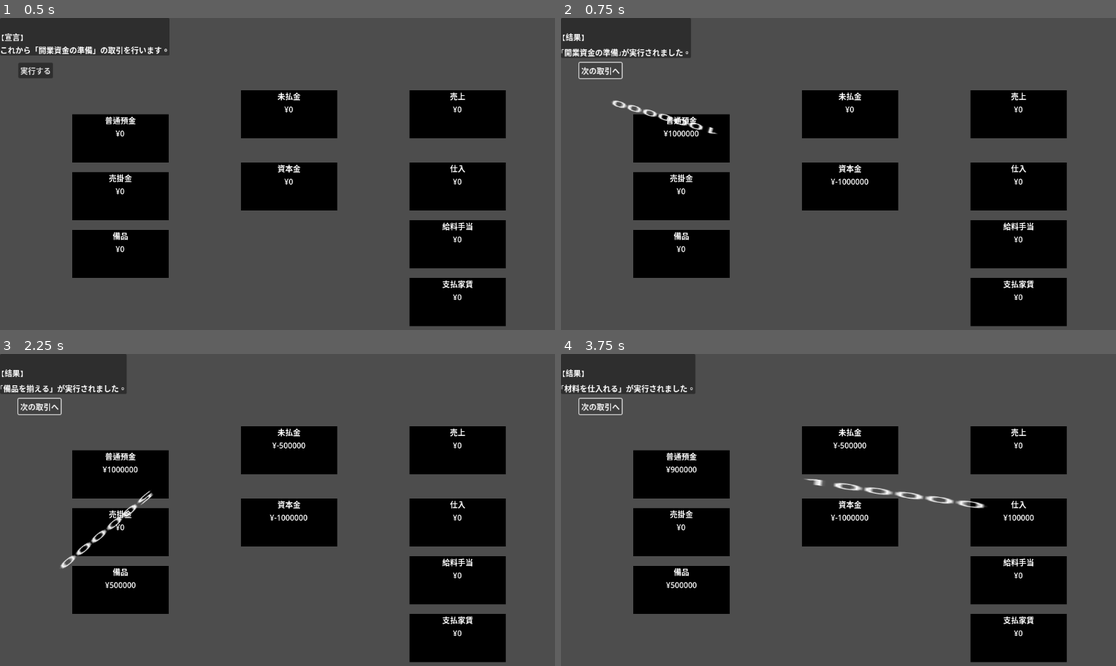
Above: before the commit, frames 1-4 (two rows, left to right).
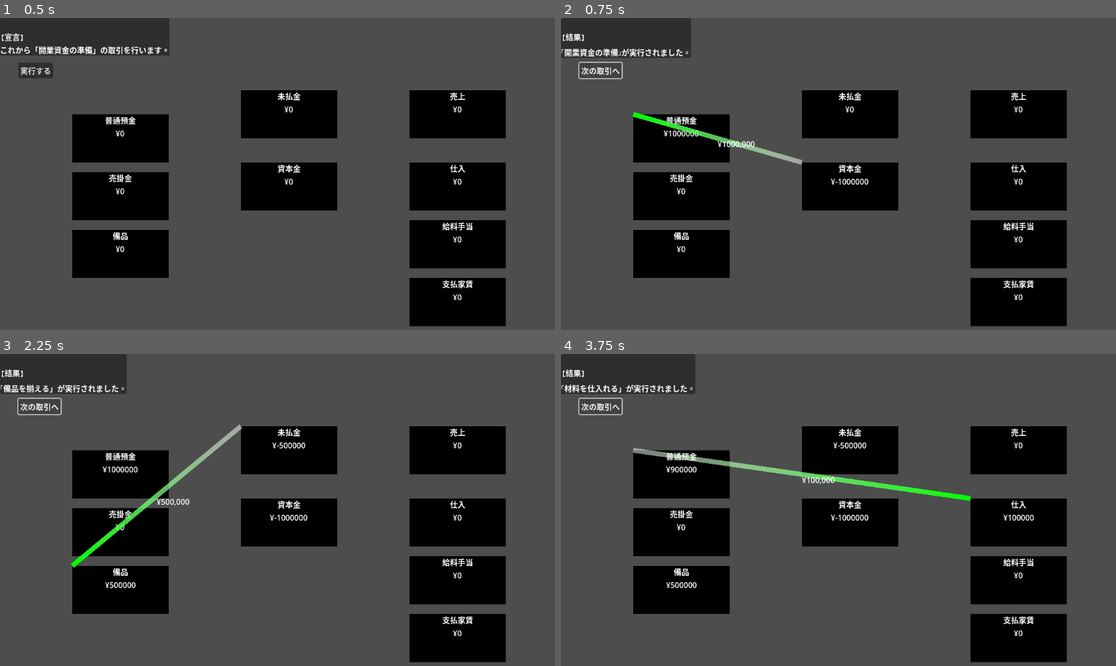
Above: after the commit, the same moments.

Repository: mjXmsdgh/BokiNodes
Game: Godot game, scene res://scenes/main.tscn
Two runs of this game, one before a commit and one after it. Both use one fixed random seed, a clock stepped at 60 frames per second and the inputs below. The project has no main scene, so this scene is started directly.
Inputs:
- Up to frame 1 (0.5 s): no input
- Up to frame 2 (0.75 s): click "実行する" at 0.5 s
- Up to frame 3 (2.25 s): click "次の取引へ" at 1.25 s; click "実行する" at 2 s
- Up to frame 4 (3.75 s): click "次の取引へ" at 2.75 s; click "実行する" at 3.5 s

Frame 1 is identical in both runs. In frame 2, 0.8% of the frame differs, in the area x 9-44%, y 26-47%; in frame 3, 1.0%; in frame 4, 1.4%, in the area x 12-77%, y 30-50%.

Commit message:
Improve transaction visualization and formatting
Refactors TransactionVisualizer to use exported PackedScene for TransactionIndicator, updates visualization logic to use global positions and Line2D/Polygon2D nodes, and formats amount labels with commas. Also updates TransactionIndicator to display amounts in Japanese yen format with comma separation.

Diff:
--- a/bokinode/scenes/main.tscn
+++ b/bokinode/scenes/main.tscn
@@ -1,9 +1,10 @@
-[gd_scene load_steps=5 format=3 uid="uid://c8aqfdvo8f3kj"]
+[gd_scene load_steps=6 format=3 uid="uid://c8aqfdvo8f3kj"]
 
 [ext_resource type="Script" path="res://scripts/main.gd" id="1_dmf0e"]
 [ext_resource type="Script" path="res://scripts/BokiNodeLayoutManager.gd" id="2_ln54v"]
 [ext_resource type="Script" path="res://scripts/TutorialController.gd" id="3_g61ma"]
 [ext_resource type="Script" path="res://scripts/TransactionVisualizer.gd" id="4_vs8mt"]
+[ext_resource type="PackedScene" uid="uid://n1x7i2a7nfe0" path="res://scenes/TransactionIndicator.tscn" id="5_7d1yh"]
 
 [node name="Main" type="Node2D"]
 script = ExtResource("1_dmf0e")
@@ -45,3 +46,4 @@
 
 [node name="TransactionVisualizer" type="Node" parent="."]
 script = ExtResource("4_vs8mt")
+transaction_indicator_scene = ExtResource("5_7d1yh")
--- a/bokinode/scripts/TransactionIndicator.gd
+++ b/bokinode/scripts/TransactionIndicator.gd
@@ -5,6 +5,7 @@
 
 
 func set_amount(amount: float):
-	amount_label.text = "%s" % amount
-	# 日本円形式の文字列にフォーマットして表示
-	#amount_label.text = "¥{:,}".format({"":"{0}".format([amount])})
+	#amount_label.text = "%s" % amount
+	# 3桁ごとにカンマを入れる簡易的なロジック
+	var amount_str = str(int(amount))
+	amount_label.text = "¥{num}".format({"num": amount_str.insert(amount_str.length() - 3, ",") if amount_str.length() > 3 else amount_str})
--- a/bokinode/scripts/TransactionVisualizer.gd
+++ b/bokinode/scripts/TransactionVisualizer.gd
@@ -1,10 +1,19 @@
+# TransactionVisualizer.gd
+# BokiNode間の取引をLine2Dを使って視覚的に表現する。
+
 extends Node
 
-const TransactionIndicatorScene = preload("res://scenes/TransactionIndicator.tscn")
+# ステップ1で作成したTransactionIndicator.tscnをインスペクターから設定できるようにする
+@export var transaction_indicator_scene: PackedScene
 
 # 取引を可視化し、生成したインジケーターのインスタンスを返す
 func visualize_transaction(transaction: Transaction, boki_nodes: Dictionary, container: Node) -> Node2D:
 	print("--- [Visualizer] visualize_transaction: 取引の可視化を開始 ---")
+
+	if not transaction_indicator_scene:
+		push_error("TransactionIndicator scene is not set in the inspector.")
+		return null
+
 	var from_node = boki_nodes.get(transaction.from_account_id)
 	var to_node = boki_nodes.get(transaction.to_account_id)
 
@@ -12,21 +21,29 @@
 		print("  - [エラー] 可視化のためのFrom/Toノードが見つかりません。")
 		return null
 
-	# 矢印の親(container)からの相対位置を使用する
-	var from_pos = from_node.position
-	var to_pos = to_node.position
-
-	var indicator_instance = TransactionIndicatorScene.instantiate()
+	# 【インスタンス生成】TransactionIndicatorシーンの実体を作る
+	var indicator_instance: Node2D = transaction_indicator_scene.instantiate()
 	container.add_child(indicator_instance)
 
-	# 1. 位置: 2つのノードのちょうど真ん中に配置する
-	indicator_instance.position = from_pos.lerp(to_pos, 0.5)
-	# 2. 角度: FromノードからToノードの方向に向ける
-	indicator_instance.rotation = from_pos.angle_to_point(to_pos)
-	# 3. 長さ: 2点間の距離に合わせて矢印の長さを調整する
-	var distance = from_pos.distance_to(to_pos)
-	indicator_instance.scale.x = distance / 100.0 # Polygon2Dの基本の長さ(100px)で割る
-	indicator_instance.set_amount(transaction.amount)
+	# --- ここからが新しい可視化の処理 ---
+
+	# From/Toノードのグローバル座標を取得
+	var from_pos: Vector2 = from_node.global_position
+	var to_pos: Vector2 = to_node.global_position
+
+	# 1. ArrowLine (Line2D) の設定
+	var arrow_line: Line2D = indicator_instance.get_node("ArrowLine")
+	arrow_line.points = PackedVector2Array([from_pos, to_pos])
+
+	# 2. ArrowHead (Polygon2D) の設定
+	var arrow_head: Polygon2D = indicator_instance.get_node("ArrowLine/ArrowHead")
+	arrow_head.position = to_pos
+	arrow_head.rotation = from_pos.angle_to_point(to_pos)
+
+	# 3. AmountLabel (Label) の設定
+	var amount_label: Label = indicator_instance.get_node("AmountLabel")
+	amount_label.text = "¥{num}".format({"num": str(transaction.amount).insert(str(transaction.amount).length() - 3, ",") if str(transaction.amount).length() > 3 else str(transaction.amount)})
+	amount_label.global_position = from_pos.lerp(to_pos, 0.5)
 
 	print("--- [Visualizer] visualize_transaction: 可視化完了 ---")
 	return indicator_instance
